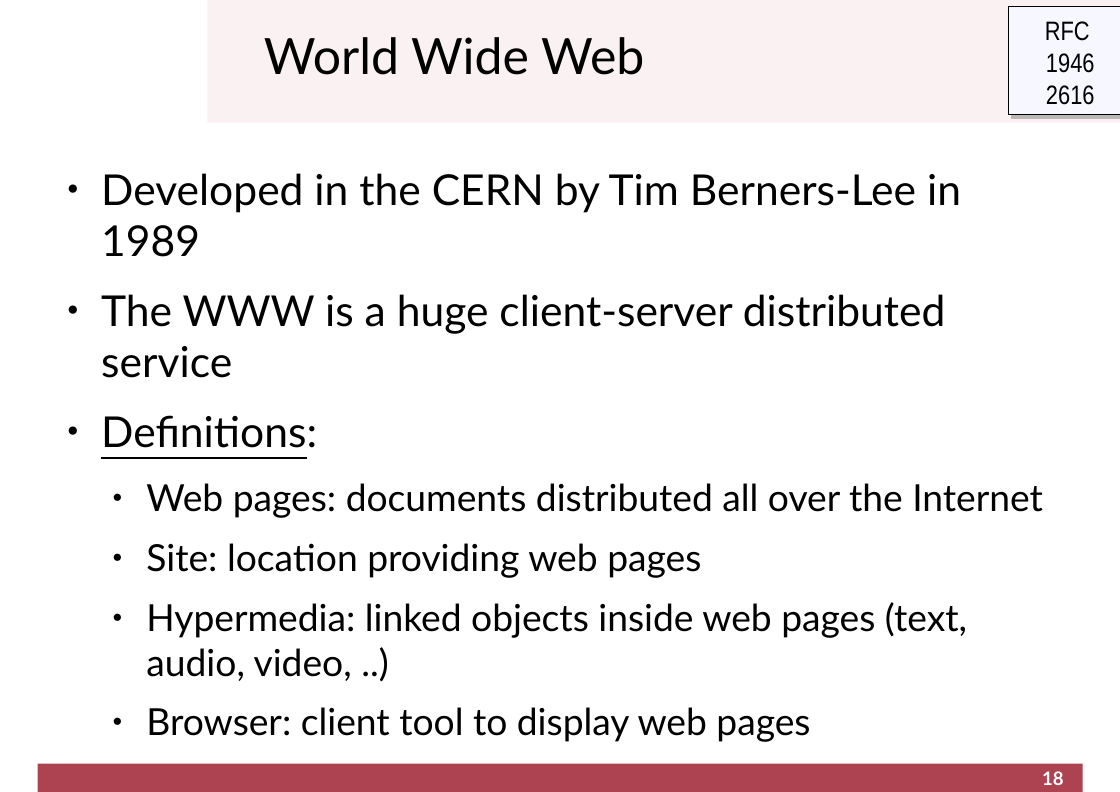
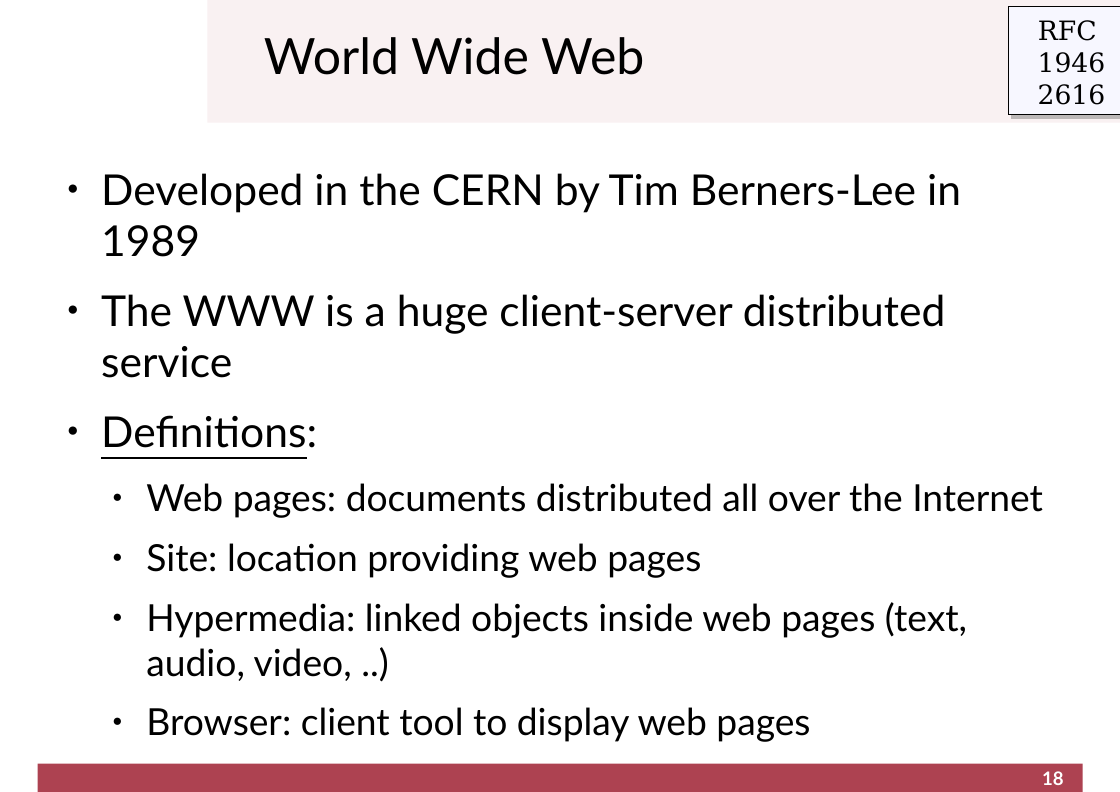
Before and after one commit to cletomartin/redes1, a slide deck: slide 18 of slides/application.odp. Drawn at 1120x792 pixels with LibreOffice and Linux fonts; fonts in the diff are those of the drawing; background and template pictures are left out. Boxes give left, top, right and bottom in pixels: in the first picture for what was removed or moved away, otherwise in the second. Text is boxed around its words. In the diff, an @@ line names an element or a change of style, - is before the commit and + after.

```diff
--- a/slides/application.odp
+++ b/slides/application.odp
@@ rectangle "RFC" at <box>1009,7,1120,115</box>: font Arial Narrow to DejaVu Serif @@
```
Also in this commit, not shown: 11 other slides changed, 1 other file.
